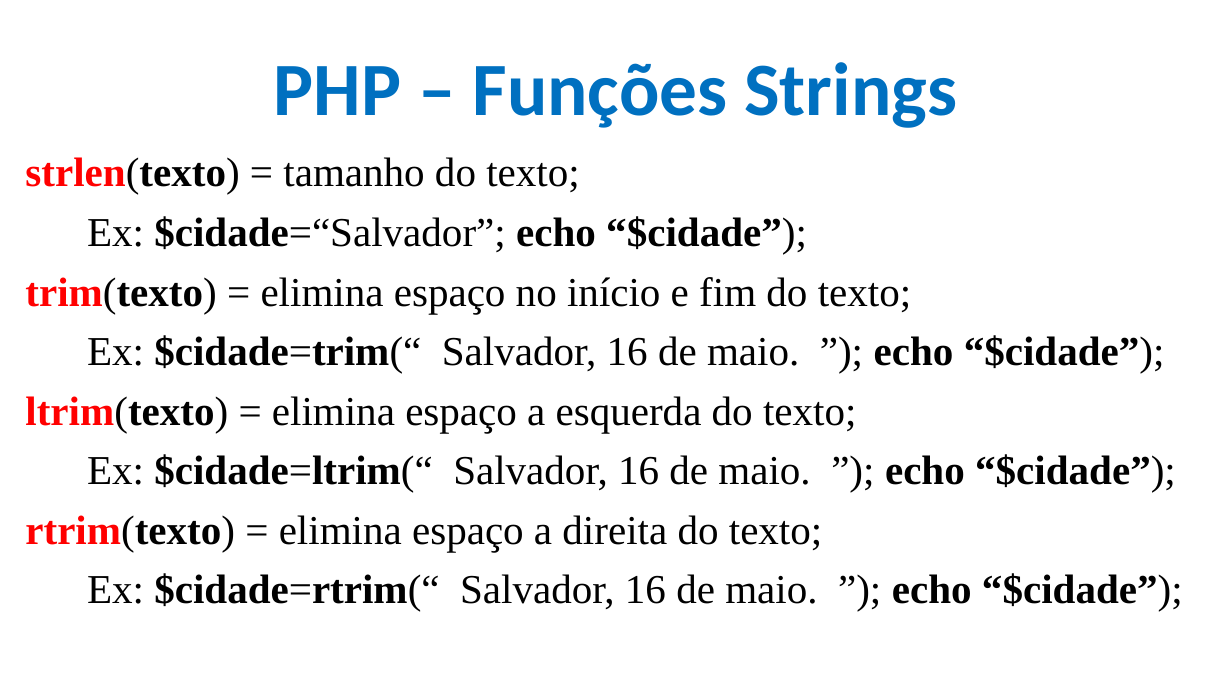
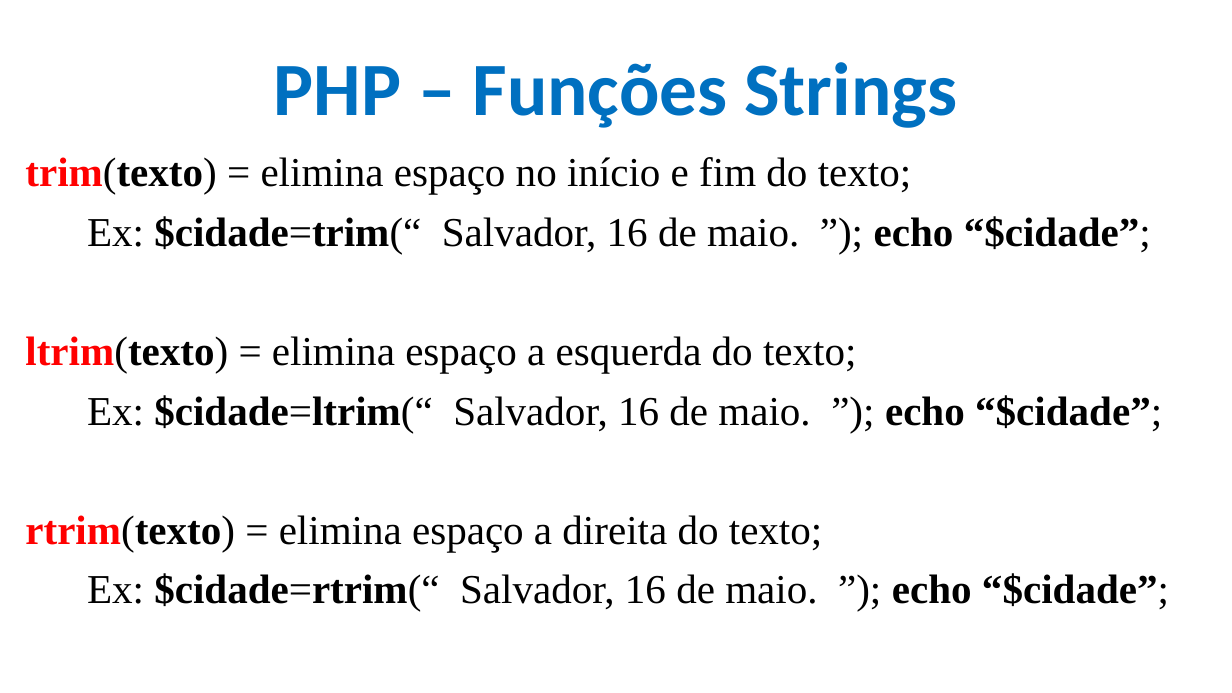
Before and after one commit to CloudEducationBrazil/WydenDesenvolvimentoWebPHP, a slide deck: slide 28 of 01 Classes/Aula 12 e 13 Desenvolvimento Web PHP - PHP.pptx (slide 21 before the commit). Drawn at 1232x693 pixels with LibreOffice and Linux fonts; fonts in the diff are those of the drawing; background and template pictures are left out. Boxes give left, top, right and bottom in pixels: in the first picture for what was removed or moved away, otherwise in the second. Text is boxed around its words. In the diff, an @@ line names an element or a change of style, - is before the commit and + after.

Commit message:
ppt 11 PHP

```diff
--- a/01 Classes/Aula 12 e 13 Desenvolvimento Web PHP - PHP.pptx
+++ b/01 Classes/Aula 12 e 13 Desenvolvimento Web PHP - PHP.pptx
@@ text at [25, 157, 807, 254]: paragraphs removed @@
-strlen(texto) = tamanho do texto;
-Ex: $cidade=“Salvador”; echo “$cidade”);
@@ text at [87, 216, 1151, 254]: text changed @@
-Ex: $cidade=trim(“ Salvador, 16 de maio. ”); echo “$cidade”);
+Ex: $cidade=trim(“ Salvador, 16 de maio. ”); echo “$cidade”;
@@ text at [87, 395, 1162, 433]: text changed @@
-Ex: $cidade=ltrim(“ Salvador, 16 de maio. ”); echo “$cidade”);
+Ex: $cidade=ltrim(“ Salvador, 16 de maio. ”); echo “$cidade”;
@@ text at [87, 573, 1169, 611]: text changed @@
-Ex: $cidade=rtrim(“ Salvador, 16 de maio. ”); echo “$cidade”);
+Ex: $cidade=rtrim(“ Salvador, 16 de maio. ”); echo “$cidade”;
```
Also in this commit, not shown: 5 other slides changed, 17 slides added.
